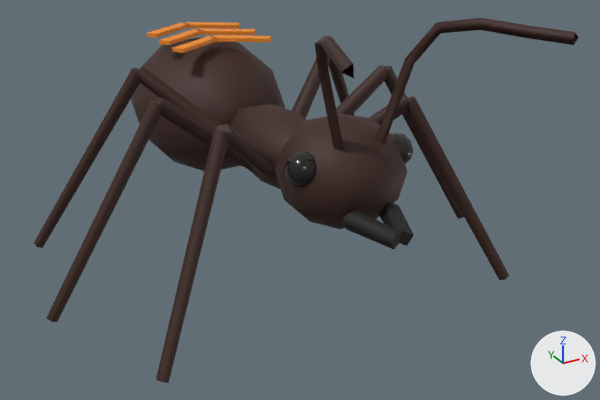
A saved change to the glTF model public/models/ant_colonie.glb.
The view is the same before and after, from a camera (50 mm lens) standing at (-0.925, -1.85, 1.064) and looking at (0.03, -0.114, 0.196). The lights are fixed; the arrows at lower right show +X, +Y and +Z. The picture after the commit comes second. Where no turn or scale is listed for an object, it has been applied to the vertices.
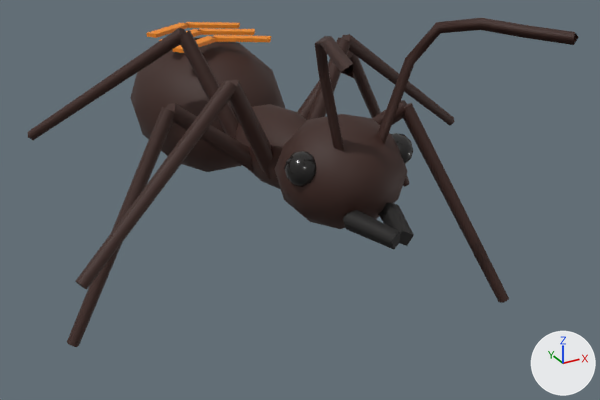
Location of each change, (x1, y1, x2, y2) in pixels of the pictures (600 x 400 px):
'Mesh_13', moved
    before: (156, 129, 230, 383)
    after: (75, 80, 237, 290)
'Mesh_17', moved
    before: (47, 100, 161, 322)
    after: (67, 107, 174, 347)
'Mesh_21', moved
    before: (34, 68, 140, 248)
    after: (28, 28, 186, 140)
'Mesh_11', moved
    before: (406, 96, 509, 280)
    after: (403, 103, 509, 303)
'Mesh_20', moved
    before: (136, 67, 221, 129)
    after: (180, 31, 238, 140)
'Mesh_12', moved
    before: (217, 124, 273, 181)
    after: (229, 80, 272, 179)
'Mesh_15', moved
    before: (384, 66, 464, 219)
    after: (342, 34, 454, 125)
'Mesh_14', moved
    before: (336, 65, 389, 115)
    after: (306, 38, 351, 120)
'Mesh_19', moved
    before: (328, 60, 355, 116)
    after: (350, 54, 409, 187)
'Mesh_18', moved
    before: (292, 54, 331, 119)
    after: (298, 51, 353, 119)

Edits to the bpy script that builds the scene:
```text
Change ob_mesh_11:
    ob_mesh_11.parent: ob_node_11 -> ob_group_10
Change ob_mesh_12:
    ob_mesh_12.parent: ob_node_14 -> ob_group_13
Change ob_mesh_13:
    ob_mesh_13.parent: ob_node_14 -> ob_group_13
Change ob_mesh_14:
    ob_mesh_14.parent: ob_node_17 -> ob_group_16
Change ob_mesh_15:
    ob_mesh_15.parent: ob_node_17 -> ob_group_16
Change ob_mesh_17:
    ob_mesh_17.parent: ob_node_20 -> ob_group_19
Change ob_mesh_18:
    ob_mesh_18.parent: ob_node_23 -> ob_group_22
Change ob_mesh_19:
    ob_mesh_19.parent: ob_node_23 -> ob_group_22
Change ob_mesh_20:
    ob_mesh_20.parent: ob_node_26 -> ob_group_25
Change ob_mesh_21:
    ob_mesh_21.parent: ob_node_26 -> ob_group_25
Add ob_group_25:
    ob_group_25 = bpy.data.objects.new('group_25', None)
    ob_group_25.parent = ob_ant
    ob_group_25.location = (-0.06, 0.02, 0.3)
    ob_group_25.rotation_euler = (-0.00204, 0.417, -0.842)  # degrees (-0.1, 24, -48)
Add ob_group_22:
    ob_group_22 = bpy.data.objects.new('group_22', None)
    ob_group_22.parent = ob_ant
    ob_group_22.location = (0.06, 0.02, 0.3)
    ob_group_22.rotation_euler = (0.0, 0.0, 0.359)  # degrees (0, 0, 21)
Add ob_group_19:
    ob_group_19 = bpy.data.objects.new('group_19', None)
    ob_group_19.parent = ob_ant
    ob_group_19.location = (-0.07, -0.06, 0.3)
    ob_group_19.rotation_euler = (0.0, 0.0, 0.241)  # degrees (0, 0, 14)
Add ob_group_16:
    ob_group_16 = bpy.data.objects.new('group_16', None)
    ob_group_16.parent = ob_ant
    ob_group_16.location = (0.07, -0.06, 0.3)
    ob_group_16.rotation_euler = (-0.00204, -0.417, 0.242)  # degrees (-0.1, -24, 14)
Add ob_group_13:
    ob_group_13 = bpy.data.objects.new('group_13', None)
    ob_group_13.parent = ob_ant
    ob_group_13.location = (-0.06, -0.14, 0.3)
    ob_group_13.rotation_euler = (-0.00204, 0.417, 0.358)  # degrees (-0.1, 24, 21)
Add ob_group_10:
    ob_group_10 = bpy.data.objects.new('group_10', None)
    ob_group_10.parent = ob_ant
    ob_group_10.location = (0.06, -0.14, 0.3)
    ob_group_10.rotation_euler = (0.0, 0.0, -0.841)  # degrees (0, 0, -48)
```
